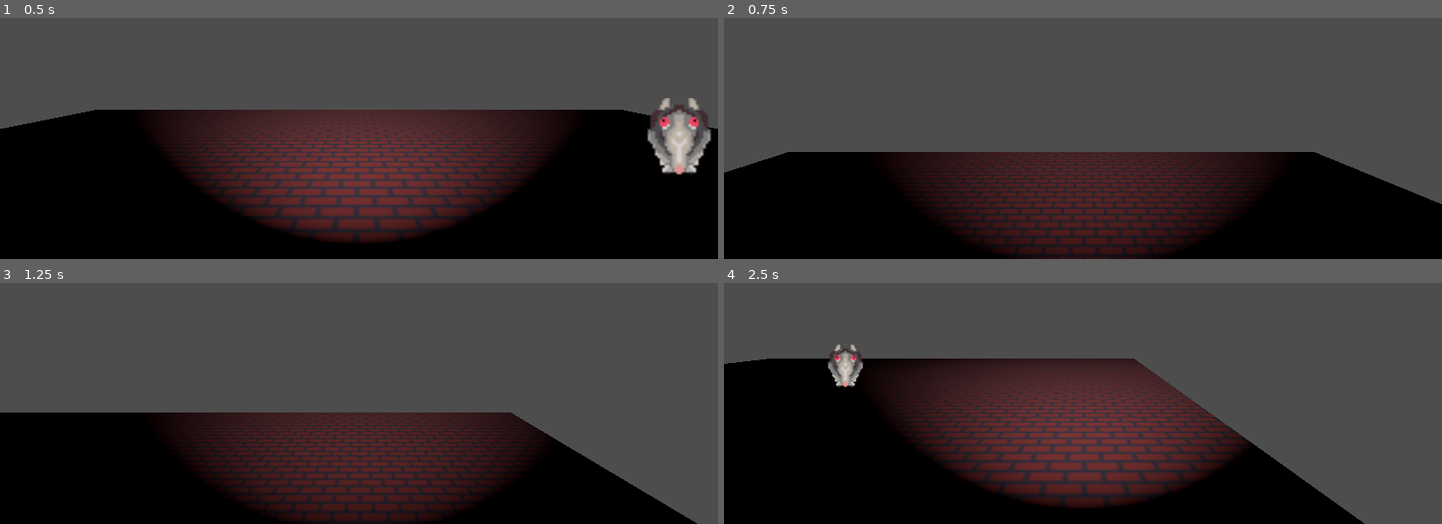
Above: before the commit, frames 1-4 (two rows, left to right).
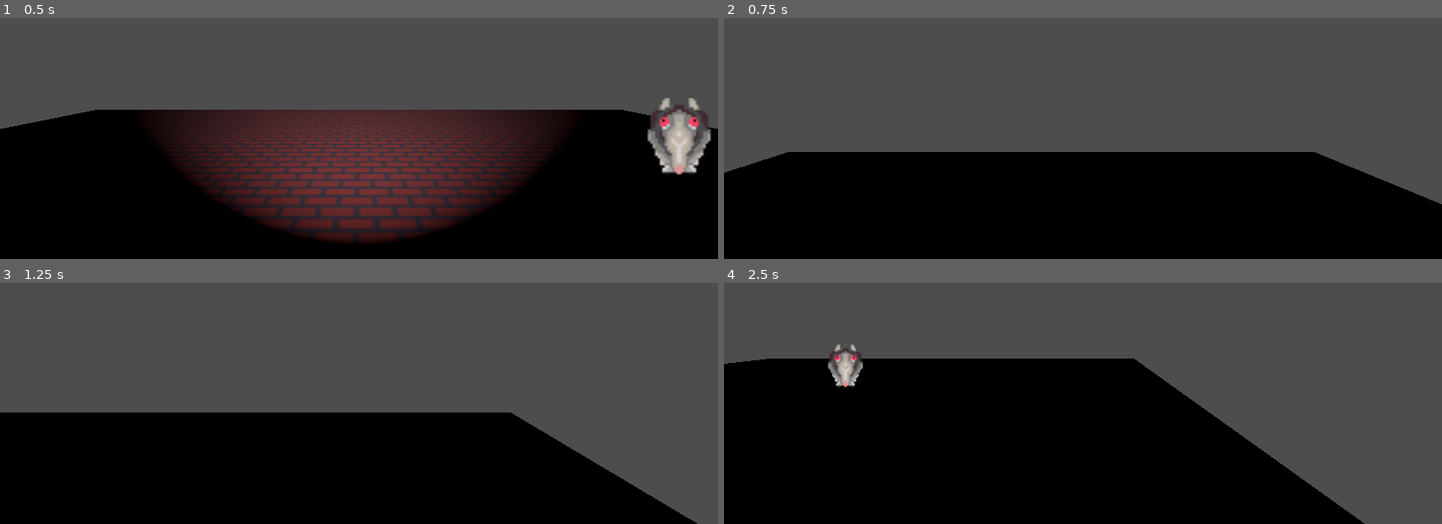
Above: after the commit, the same moments.

Repository: emo-mruczek/The-Rat-Horror-Game
Game: Godot game, scene res://scenes/world.tscn
The game is run twice, just before and just after one commit, with the same random seed, the same clock (stepped at 60 frames per second) and the same inputs. The engine's default icon, where the game draws it, is replaced by a stand-in: a white triangle on a blue panel in a dark square.
Inputs:
- Up to frame 1 (0.5 s): no input
- Up to frame 2 (0.75 s): tap Enter (ui_accept) at 0.5 s; hold Right (move_right) from 0.53 s (still down); tap T (flashlight, bound only after the commit) at 0.6 s
- Up to frame 3 (1.25 s): keep holding Right (move_right); tap Enter (ui_accept) at 0.77 s
- Up to frame 4 (2.5 s): release Right (move_right) at 1.28 s; hold Down (move_back) 1.28-2.03 s; tap T (flashlight, bound only after the commit) at 1.35, 2.1 s; tap Enter (ui_accept) at 1.52 s; hold Right (move_right) from 2.03 s (still down)

Frame 1 is identical in both runs. In frame 2, 17% of the frame differs, in the area x 23-77%, y 55-100%; in frame 3, 18%; in frame 4, 23%, in the area x 21-73%, y 31-94%.

Commit message:
togglable player_flashlight

Diff:
--- a/project.godot
+++ b/project.godot
@@ -41,8 +41,14 @@
 , Object(InputEventKey,"resource_local_to_scene":false,"resource_name":"","device":0,"window_id":0,"alt_pressed":false,"shift_pressed":false,"ctrl_pressed":false,"meta_pressed":false,"pressed":false,"keycode":0,"physical_keycode":83,"key_label":0,"unicode":0,"location":0,"echo":false,"script":null)
 ]
 }
+flashlight={
+"deadzone": 0.2,
+"events": [Object(InputEventKey,"resource_local_to_scene":false,"resource_name":"","device":0,"window_id":0,"alt_pressed":false,"shift_pressed":false,"ctrl_pressed":false,"meta_pressed":false,"pressed":false,"keycode":0,"physical_keycode":84,"key_label":0,"unicode":0,"location":0,"echo":false,"script":null)
+]
+}
 
 [rendering]
 
 renderer/rendering_method="gl_compatibility"
 renderer/rendering_method.mobile="gl_compatibility"
+occlusion_culling/use_occlusion_culling=true
--- a/scenes/player.tscn
+++ b/scenes/player.tscn
@@ -21,3 +21,6 @@
 
 [node name="player-flashlight" parent="." instance=ExtResource("3_qhqgy")]
 transform = Transform3D(1, 0, 0, 0, 1, 0, 0, 0, 1, 0, 0, -0.80588204)
+
+[connection signal="flashlight_clicked" from="." to="." method="_on_flashlight_clicked"]
+[connection signal="flashlight_clicked" from="." to="player-flashlight" method="_on_player_flashlight_clicked"]
--- a/scripts/player.gd
+++ b/scripts/player.gd
@@ -1,13 +1,14 @@
 class_name Player
 
 extends CharacterBody3D
+
+signal flashlight_clicked
 
 @export
 var has_flashlight = true
 
 const SPEED = 3.0
 const JUMP_VELOCITY = 4.5
-
 
 func _physics_process(delta: float) -> void:
     # Add the gravity.
@@ -17,6 +18,11 @@
     # Handle jump.
     if Input.is_action_just_pressed("ui_accept") and is_on_floor():
         velocity.y = JUMP_VELOCITY
+
+    if Input.is_action_just_pressed("flashlight"):
+        print("pre signal")
+        has_flashlight = not has_flashlight
+        flashlight_clicked.emit()
 
     # Get the input direction and handle the movement/deceleration.
     # As good practice, you should replace UI actions with custom gameplay actions.
--- a/scripts/player_flashlight.gd
+++ b/scripts/player_flashlight.gd
@@ -1,10 +1,8 @@
 extends Node
 
-func _process(_delta: float) -> void:
-    var playerArray: Player = get_tree().get_first_node_in_group("player")
-    if playerArray == null:
-        return
-    if playerArray.has_flashlight:
+func _on_player_flashlight_clicked() -> void:
+    var player = get_tree().get_first_node_in_group("player")
+    if player.has_flashlight:
         $SpotLight3D.visible = true
     else:
         $SpotLight3D.visible = false
Not shown, added: assets/torch.png.import
